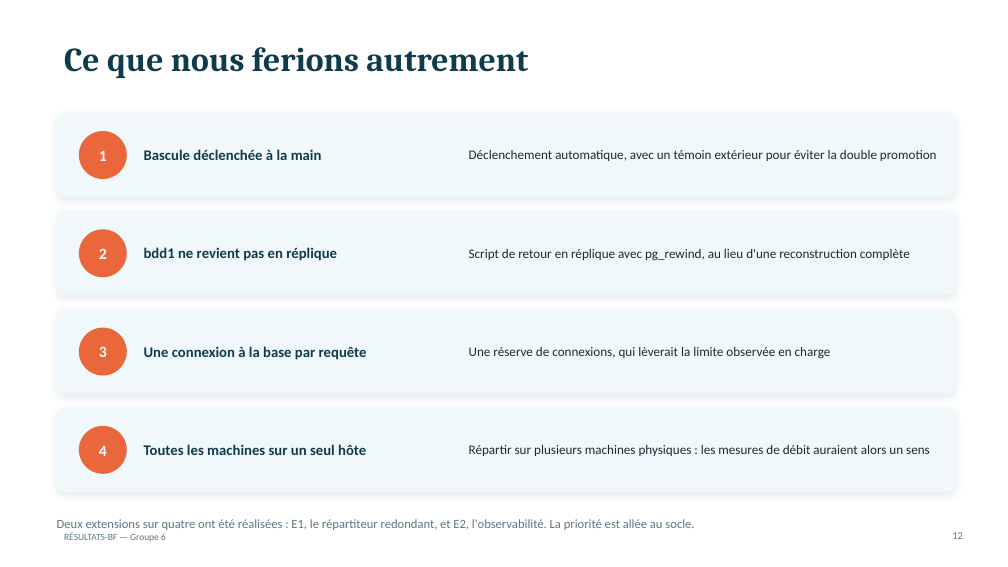
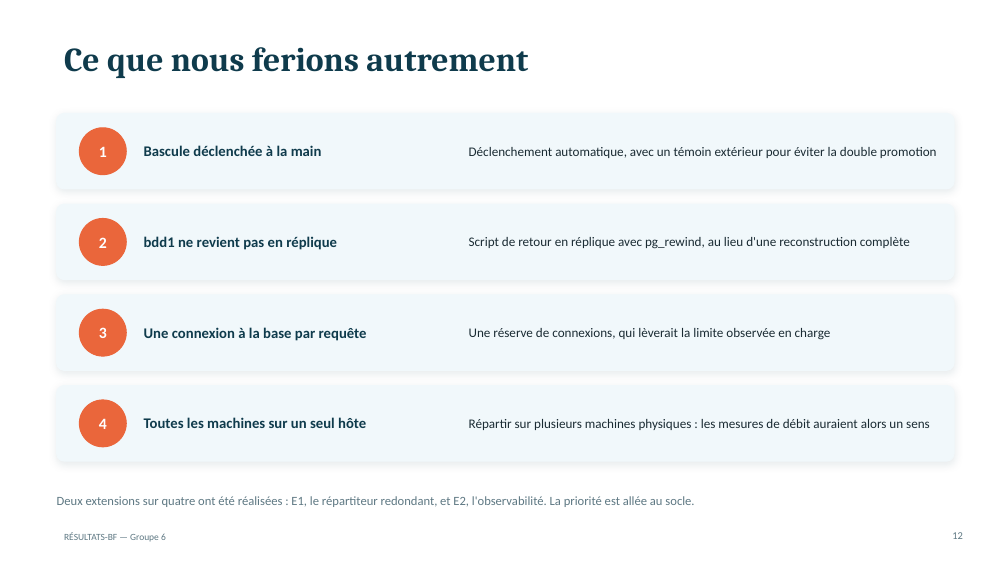
Before and after one commit to abdoulraofk/ibam-m1-resultats-bf-g6, a slide deck: slide 12 of docs/Soutenance_RESULTATS-BF_Groupe6.pptx. Drawn at 1008x567 pixels with LibreOffice and Linux fonts; fonts in the diff are those of the drawing. Boxes give left, top, right and bottom in pixels: in the first picture for what was removed or moved away, otherwise in the second. Text is boxed around its words. In the diff, an @@ line names an element or a change of style, - is before the commit and + after.

```diff
--- a/docs/Soutenance_RESULTATS-BF_Groupe6.pptx
+++ b/docs/Soutenance_RESULTATS-BF_Groupe6.pptx
@@ rounded rectangle: place and size @@
-rounded rectangle at (57,113,954,197)
+rounded rectangle at (57,113,954,189)
@@ 2 texts, 1 ellipse: place and size @@
-2 texts, 1 ellipse at (79,132,322,178)
+2 texts, 1 ellipse at (79,128,322,175)
@@ rounded rectangle: place and size @@
-rounded rectangle at (57,212,954,295)
+rounded rectangle at (57,204,954,280)
@@ 3 texts, 1 ellipse: place and size @@
-3 texts, 1 ellipse at (79,230,910,277)
+3 texts, 1 ellipse at (79,219,910,265)
@@ rounded rectangle: place and size @@
-rounded rectangle at (57,310,954,393)
+rounded rectangle at (57,295,954,371)
@@ 4 texts, 1 ellipse: place and size @@
-4 texts, 1 ellipse at (57,328,831,530)
+4 texts, 1 ellipse at (57,309,831,507)
@@ proportions changed in 4 elements at (57,113,954,189), (57,204,954,280), (57,295,954,371), (57,386,954,461) @@
@@ rounded rectangle: place and size @@
-rounded rectangle at (57,408,954,492)
+rounded rectangle at (57,386,954,461)
@@ 3 texts, 1 ellipse: place and size @@
-3 texts, 1 ellipse at (79,426,930,473)
+3 texts, 1 ellipse at (79,400,930,447)
```
Also in this commit, not shown: 11 other files.
